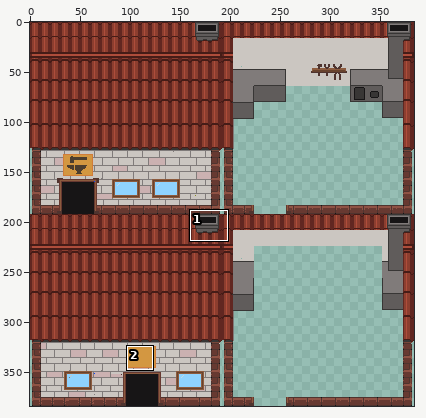
Edited in one commit: sprite sheet (vince_mckeown/topdownRPG/images/BlackSmithShop.png). Above, an overview of the earlier version with the close-up marked.
Close-up. Before the commit:
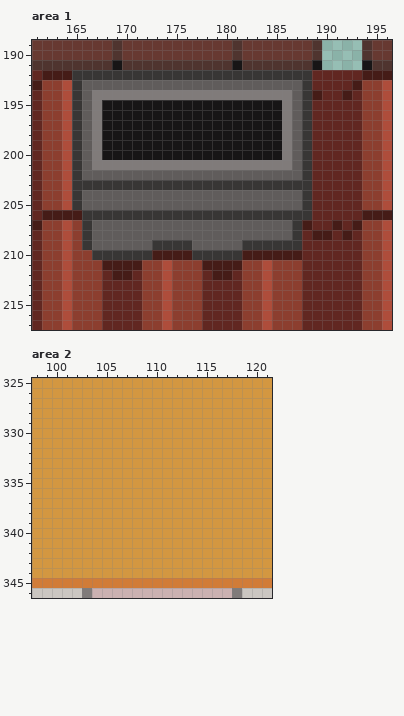
The file is 384x384 pixels. Colours within 5 levels of each other are drawn and written as one. Shown: area 1: x 161..196, y 189..217; area 2: x 98..121, y 325..346. The commit also changed other parts of the picture, which this record leaves out.
The result:
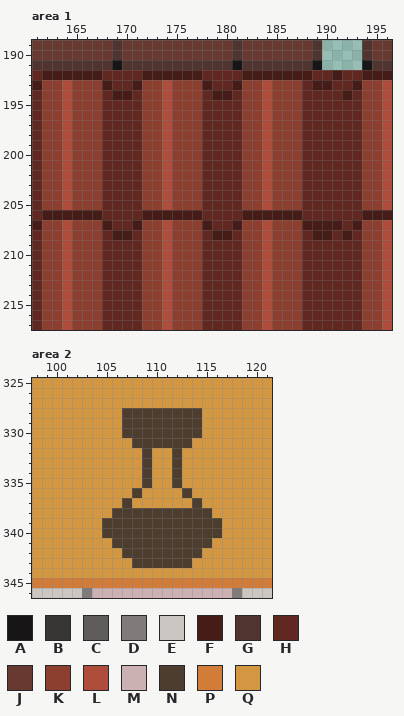
Palette (. is transparent): A #171516  B #383635  C #605c5b  D #807b7a  E #cbc6c1  F #451c17  G #4f342f  H #612721  J #673931  K #8c3e2f  L #ae4d3b  M #cbb1b1  N #4c3d2e  P #d17c38  Q #d39741
From old to new:
Changed rows in their new state; - is an unchanged pixel.
Area 1:
first column x 165:
192 FFFHHHHFFFFFFHHHHFFFFFFF--F
193 KKKFHHFKKLKKKFHHFKKLKKKHFF-
194 KKKHFFHKKLKKKHFFHKKLKKKHH--
195 KKKHHHHKKLKKKHHHHKKLKKKH---
196 KKKHHHHKKLKKKHHHHKKLKKKH---
197 KKKHHHHKKLKKKHHHHKKLKKKH---
198 KKKHHHHKKLKKKHHHHKKLKKKH---
199 KKKHHHHKKLKKKHHHHKKLKKKH---
200 KKKHHHHKKLKKKHHHHKKLKKKH---
201 KKKHHHHKKLKKKHHHHKKLKKKH---
202 KKKHHHHKKLKKKHHHHKKLKKKH---
203 KKKHHHHKKLKKKHHHHKKLKKKH---
204 KKKHHHHKKLKKKHHHHKKLKKKH---
205 KKKHHHHKKLKKKHHHHKKLKKKH---
206 -FFHHHHFFFFFFHHHHFFFFFFH---
207 -KKFHHFKKLKKKFHHFKKLKKK-FF-
208 -KKHFFHKKLKKKHFFHKKLKKK----
209 -KKHHHHKKLKKKHHHHKKLKKK----
210 --KHHHHKKLKKKHHHHKKLKKK----
211 ---HHHH------HHHH----------
212 ----HH--------HH-----------
Area 2:
first column x 105:
328 --NNNNNNNN--
329 --NNNNNNNN--
330 --NNNNNNNN--
331 ---NNNNNN---
332 ----N--N----
333 ----N--N----
334 ----N--N----
335 ----N--N----
336 ---N----N---
337 --N------N--
338 -NNNNNNNNNN-
339 NNNNNNNNNNNN
340 NNNNNNNNNNNN
341 -NNNNNNNNNN-
342 --NNNNNNNN--
343 ---NNNNNN---
